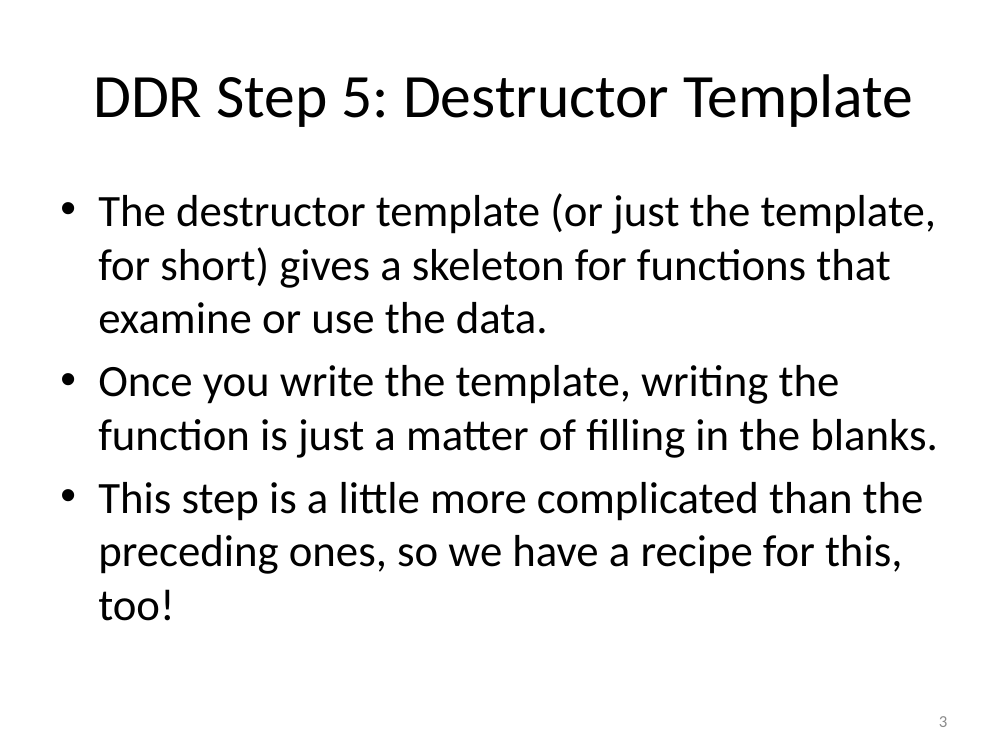
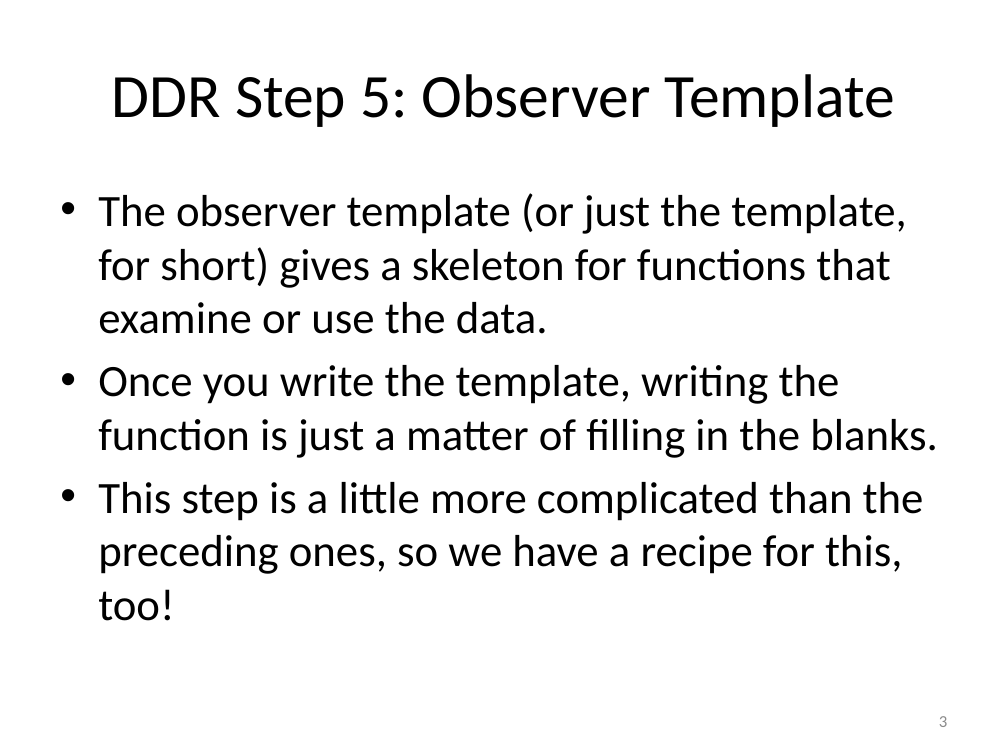
Before and after one commit to mwand/cs5010f16, a slide deck: slide 3 of Slides/Lesson 1.4 Templates.pptx. Drawn at 1008x756 pixels with LibreOffice and Linux fonts; fonts in the diff are those of the drawing. Boxes give left, top, right and bottom in pixels: in the first picture for what was removed or moved away, otherwise in the second. Text is boxed around its words. In the diff, an @@ line names an element or a change of style, - is before the commit and + after.

```diff
--- a/Slides/Lesson 1.4 Templates.pptx
+++ b/Slides/Lesson 1.4 Templates.pptx
@@ title at [112, 74, 895, 127]: text changed @@
-DDR Step 5: Destructor Template
+DDR Step 5: Observer Template
@@ text at [98, 193, 906, 334]: text changed @@
-• The destructor template (or just the template, for short) gives a skeleton for functions that examine or use the data.
+• The observer template (or just the template, for short) gives a skeleton for functions that examine or use the data.
```
Also in this commit, not shown: 5 other slides changed, 44 other files.
